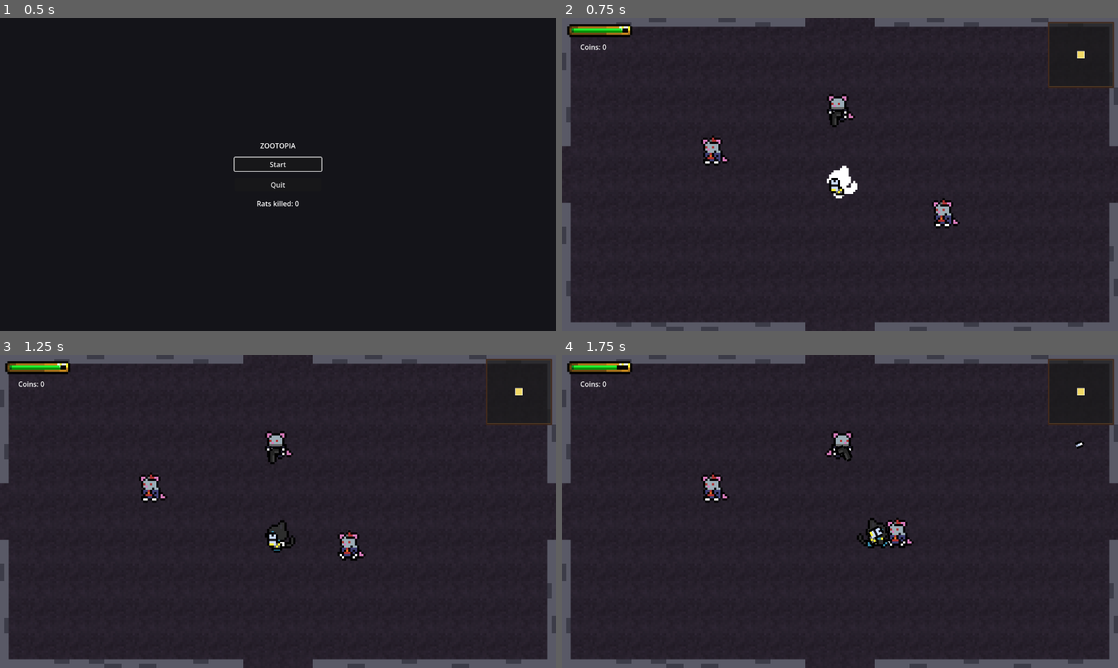
Above: before the commit, frames 1-4 (two rows, left to right).
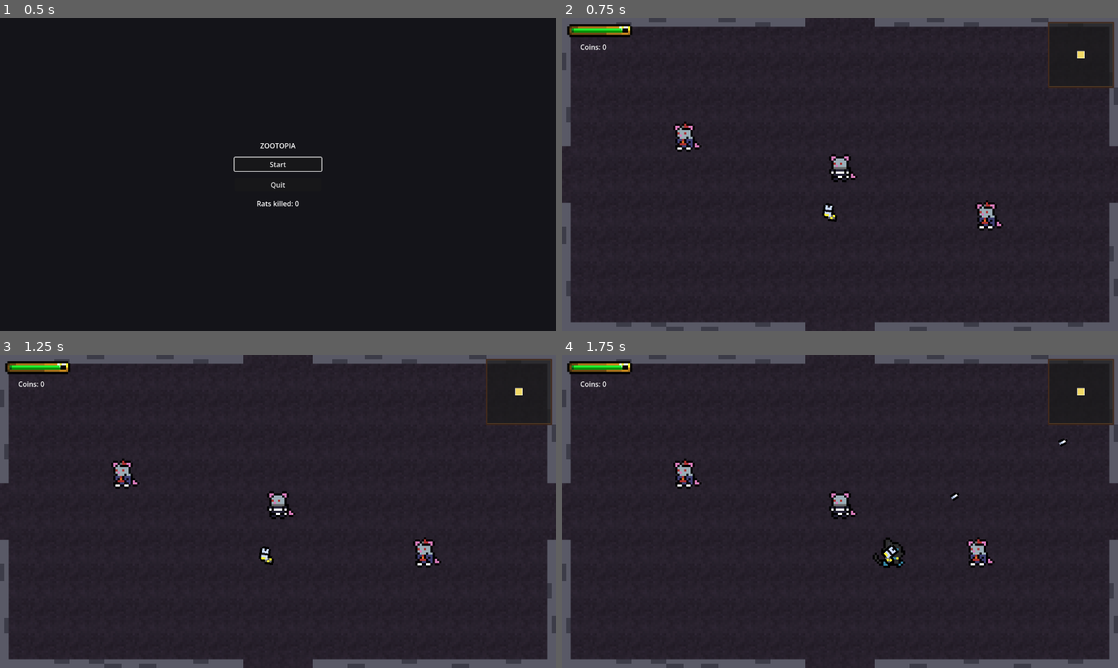
Above: after the commit, the same moments.

Repository: s4hlo/movie-jam
Game: Godot game, scene res://scenes/main_menu.tscn
Two runs of this game, one before a commit and one after it. Both use one fixed random seed, a clock stepped at 60 frames per second and the inputs below. Sound files missing from this copy of the repository are replaced by a short silence.
Inputs (mouse positions are in pixels of both pictures, inside the frame that each line leads up to):
- Up to frame 1 (0.5 s): no input
- Up to frame 2 (0.75 s): click "Start" at 0.5 s
- Up to frame 3 (1.25 s): no input
- Up to frame 4 (1.75 s): move the mouse to (962, 495) at 1.27 s; press the mouse at (962, 495) at 1.28 s; hold D (move_right) from 1.28 s (still down)

Frame 1 is identical in both runs. In frame 2, 2.1% of the frame differs, in the area x 20-80%, y 24-68%; in frame 3, 2.0%; in frame 4, 2.3%, in the area x 9-94%, y 3-68%.

Commit message:
atualizei umas coisa

Diff:
--- a/scenes/mouse_shooter.tscn
+++ b/scenes/mouse_shooter.tscn
@@ -101,11 +101,11 @@
 &"walk": SubResource("Animation_walk")
 }
 
-[node name="MouseShooter" type="CharacterBody2D"]
+[node name="MouseShooter" type="CharacterBody2D" unique_id=1299710058]
 motion_mode = 1
 script = ExtResource("1")
 
-[node name="Sprite" type="Sprite2D" parent="."]
+[node name="Sprite" type="Sprite2D" parent="." unique_id=799133338]
 material = SubResource("ShaderMaterial_hit")
 scale = Vector2(5, 5)
 texture = ExtResource("2")
@@ -113,44 +113,49 @@
 vframes = 3
 frame = 8
 
-[node name="CollisionShape2D" type="CollisionShape2D" parent="."]
+[node name="CollisionShape2D" type="CollisionShape2D" parent="." unique_id=371426609]
 shape = SubResource("body_shape")
 
-[node name="DetectionArea" type="Area2D" parent="."]
+[node name="DetectionArea" type="Area2D" parent="." unique_id=1048485539]
 
-[node name="CollisionShape2D" type="CollisionShape2D" parent="DetectionArea"]
+[node name="CollisionShape2D" type="CollisionShape2D" parent="DetectionArea" unique_id=640957854]
 shape = SubResource("detection_shape")
 
-[node name="HurtArea" type="Area2D" parent="."]
+[node name="HurtArea" type="Area2D" parent="." unique_id=760570991]
 scale = Vector2(2.442675, 2.6444042)
 
-[node name="CollisionShape2D" type="CollisionShape2D" parent="HurtArea"]
+[node name="CollisionShape2D" type="CollisionShape2D" parent="HurtArea" unique_id=1244007148]
 scale = Vector2(0.99999994, 1)
 shape = SubResource("RectangleShape2D_1l88y")
 
-[node name="EnemyGun" type="Node2D" parent="."]
+[node name="EnemyGun" type="Node2D" parent="." unique_id=305829223]
 visible = false
 position = Vector2(0, 26)
 
-[node name="Sprite2D" type="Sprite2D" parent="EnemyGun"]
+[node name="Sprite2D" type="Sprite2D" parent="EnemyGun" unique_id=2055571227]
 position = Vector2(5, -13)
 scale = Vector2(-5, 5)
 texture = ExtResource("3_egun")
 
-[node name="Marker2D" type="Marker2D" parent="EnemyGun"]
+[node name="Marker2D" type="Marker2D" parent="EnemyGun" unique_id=917412025]
 position = Vector2(25, -9)
 
-[node name="AnimationPlayer" type="AnimationPlayer" parent="."]
+[node name="AnimationPlayer" type="AnimationPlayer" parent="." unique_id=502738684]
 libraries/ = SubResource("AnimationLibrary_mouse")
 
-[node name="chitter" type="AudioStreamPlayer2D" parent="."]
+[node name="chitter" type="AudioStreamPlayer2D" parent="." unique_id=936062951]
 max_distance = 5000.0
 
-[node name="chittertimer" type="Timer" parent="."]
+[node name="chittertimer" type="Timer" parent="." unique_id=2063162699]
 wait_time = 3.0
+autostart = true
+
+[node name="Timer" type="Timer" parent="." unique_id=2145235190]
+one_shot = true
 autostart = true
 
 [connection signal="area_entered" from="HurtArea" to="." method="_on_hurt_area_area_entered"]
 [connection signal="body_entered" from="HurtArea" to="." method="_on_hurt_area_body_entered"]
 [connection signal="body_exited" from="HurtArea" to="." method="_on_hurt_area_body_exited"]
 [connection signal="timeout" from="chittertimer" to="." method="_on_chittertimer_timeout"]
+[connection signal="timeout" from="Timer" to="." method="_on_timer_timeout"]
--- a/scenes/rooms/room_2coins.tscn
+++ b/scenes/rooms/room_2coins.tscn
@@ -134,12 +134,6 @@
 offset_bottom = 150.0
 color = Color(0.35, 0.35, 0.4, 1)
 
-[node name="box17" parent="." unique_id=1523035874 instance=ExtResource("5_qi5y0")]
-position = Vector2(1240, 200)
-
-[node name="box18" parent="." unique_id=813359553 instance=ExtResource("5_qi5y0")]
-position = Vector2(1240, 520)
-
 [node name="box19" parent="." unique_id=749062698 instance=ExtResource("5_qi5y0")]
 position = Vector2(1160, 200)
 
@@ -224,42 +218,35 @@
 [node name="box4" parent="." unique_id=1869573200 instance=ExtResource("5_qi5y0")]
 position = Vector2(120, 520)
 
-[node name="box" parent="." unique_id=380435928 instance=ExtResource("5_qi5y0")]
-position = Vector2(40, 200)
-
-[node name="box2" parent="." unique_id=113180859 instance=ExtResource("5_qi5y0")]
-position = Vector2(40, 520)
+[node name="Coin1" parent="." unique_id=1730047392 instance=ExtResource("2")]
+position = Vector2(400, 96)
+
+[node name="Coin2" parent="." unique_id=1986764512 instance=ExtResource("2")]
+position = Vector2(880, 98)
+
+[node name="Rat1" parent="." unique_id=936791139 instance=ExtResource("3")]
+position = Vector2(268, 113)
+
+[node name="Rat2" parent="." unique_id=1644735377 instance=ExtResource("3")]
+position = Vector2(945, 623)
+
+[node name="Rat3" parent="." unique_id=1518448390 instance=ExtResource("3")]
+position = Vector2(573, 381)
+
+[node name="Rat4" parent="." unique_id=1719689436 instance=ExtResource("3")]
+position = Vector2(375, 611)
+
+[node name="MouseShooter1" parent="." unique_id=518625719 instance=ExtResource("6_mouse")]
+position = Vector2(641, 106)
+
+[node name="Coin3" parent="." unique_id=447594233 instance=ExtResource("2")]
+position = Vector2(400, 631)
+
+[node name="Coin4" parent="." unique_id=1095035753 instance=ExtResource("2")]
+position = Vector2(880, 633)
 
 [node name="Walls" type="TileMapLayer" parent="." unique_id=1542993738]
-visible = false
 visibility_layer = 5
 scale = Vector2(5, 5)
 tile_map_data = PackedByteArray("AAAPAAAAAAAFAAIAAAAAAAAAAAAFAAIAAGAAAAgAAAAFAAIAADAPAAgAAAAFAAIAAFABAAAAAAAEAAIAAAACAA …(624 unchanged characters)…
 tile_set = SubResource("TileSet_wda1u")
-
-[node name="Coin1" parent="." unique_id=1730047392 instance=ExtResource("2")]
-position = Vector2(400, 96)
-
-[node name="Coin2" parent="." unique_id=1986764512 instance=ExtResource("2")]
-position = Vector2(880, 98)
-
-[node name="Rat1" parent="." unique_id=936791139 instance=ExtResource("3")]
-position = Vector2(300, 200)
-
-[node name="Rat2" parent="." unique_id=1644735377 instance=ExtResource("3")]
-position = Vector2(980, 520)
-
-[node name="Rat3" parent="." unique_id=1518448390 instance=ExtResource("3")]
-position = Vector2(640, 400)
-
-[node name="Rat4" parent="." unique_id=1719689436 instance=ExtResource("3")]
-position = Vector2(500, 600)
-
-[node name="MouseShooter1" parent="." instance=ExtResource("6_mouse")]
-position = Vector2(640, 200)
-
-[node name="Coin3" parent="." unique_id=447594233 instance=ExtResource("2")]
-position = Vector2(400, 631)
-
-[node name="Coin4" parent="." unique_id=1095035753 instance=ExtResource("2")]
-position = Vector2(880, 633)
--- a/scenes/rooms/room_empty.tscn
+++ b/scenes/rooms/room_empty.tscn
@@ -40,7 +40,7 @@
 [sub_resource type="RectangleShape2D" id="v_seg"]
 size = Vector2(20, 300)
 
-[node name="Room" type="Node2D" unique_id=1024354261]
+[node name="Room2" type="Node2D" unique_id=1024354261]
 script = ExtResource("1")
 
 [node name="Floor" type="TileMapLayer" parent="." unique_id=172613941]
@@ -165,11 +165,11 @@
 tile_map_data = PackedByteArray("AAAPAAAAAAAFAAIAAAAAAAAAAAAFAAIAAGAAAAgAAAAFAAIAADAPAAgAAAAFAAIAAFAOAAAAAAAFAAEAAAANAA …(560 unchanged characters)…
 tile_set = SubResource("TileSet_6egnj")
 
-[node name="Rat1" parent="." instance=ExtResource("3_rat")]
-position = Vector2(350, 300)
+[node name="Rat1" parent="." unique_id=1716173294 instance=ExtResource("3_rat")]
+position = Vector2(286, 268)
 
-[node name="Rat2" parent="." instance=ExtResource("3_rat")]
-position = Vector2(900, 450)
+[node name="Rat2" parent="." unique_id=47149031 instance=ExtResource("3_rat")]
+position = Vector2(981, 449)
 
-[node name="MouseShooter1" parent="." instance=ExtResource("6_mouse")]
-position = Vector2(640, 200)
+[node name="MouseShooter1" parent="." unique_id=1300983753 instance=ExtResource("6_mouse")]
+position = Vector2(644, 342)
--- a/scenes/rooms/room_hall2.tscn
+++ b/scenes/rooms/room_hall2.tscn
@@ -230,7 +230,6 @@
 position = Vector2(40, 520)
 
 [node name="Walls" type="TileMapLayer" parent="." unique_id=1542993738]
-visible = false
 visibility_layer = 5
 scale = Vector2(5, 5)
 tile_map_data = PackedByteArray("AAAPAAAAAAAFAAIAAAAAAAAAAAAFAAIAAGAAAAgAAAAFAAIAADAPAAgAAAAFAAIAAFABAAAAAAAEAAIAAAACAA …(624 unchanged characters)…
--- a/scripts/bullet.gd
+++ b/scripts/bullet.gd
@@ -7,6 +7,7 @@
 @onready var som_disparo: AudioStreamPlayer2D = $SomDisparo
 
 func _ready() -> void:
+	som_disparo.volume_db = randf_range(-5.0, -8.0)
 	som_disparo.play()
 
 func _process(delta: float) -> void:
--- a/scripts/mouse_shooter.gd
+++ b/scripts/mouse_shooter.gd
@@ -9,6 +9,7 @@
 
 @onready var gun: Node2D = $EnemyGun
 @onready var muzzle: Marker2D = $EnemyGun/Marker2D
+var mousedelay:bool = false
 
 func _physics_process(delta: float) -> void:
 	match current_state:
@@ -17,25 +18,26 @@
 			anim.play("idle")
 			gun.visible = false
 		State.CHASING:
-			if target:
-				var dir = global_position.direction_to(target.global_position)
-				var dist = global_position.distance_to(target.global_position)
-				sprite.flip_h = dir.x > 0
-				_aim_gun_at(target.global_position)
-				if dist <= SHOOT_RANGE:
+			if mousedelay == true:
+				if target:
+					var dir = global_position.direction_to(target.global_position)
+					var dist = global_position.distance_to(target.global_position)
+					sprite.flip_h = dir.x > 0
+					_aim_gun_at(target.global_position)
+					if dist <= SHOOT_RANGE:
+						velocity = Vector2.ZERO
+						anim.play("idle")
+						_shoot_cooldown_time -= delta
+						if _shoot_cooldown_time <= 0.0:
+							_shoot()
+							_shoot_cooldown_time = SHOOT_COOLDOWN
+					else:
+						velocity = dir * SPEED
+						anim.play("walk")
+				else:
 					velocity = Vector2.ZERO
 					anim.play("idle")
-					_shoot_cooldown_time -= delta
-					if _shoot_cooldown_time <= 0.0:
-						_shoot()
-						_shoot_cooldown_time = SHOOT_COOLDOWN
-				else:
-					velocity = dir * SPEED
-					anim.play("walk")
-			else:
-				velocity = Vector2.ZERO
-				anim.play("idle")
-				gun.visible = false
+					gun.visible = false
 		State.DEAD:
 			velocity = Vector2.ZERO
 			gun.visible = false
@@ -74,3 +76,7 @@
 	SaveManager.add_rat_kill()
 	await get_tree().create_timer(0.5).timeout
 	queue_free()
+
+
+func _on_timer_timeout() -> void:
+	mousedelay == true
--- a/scripts/player.gd
+++ b/scripts/player.gd
@@ -69,7 +69,7 @@
 			hurtsounds.set_stream(load("res://assets/soundfx/cathurt3.wav"))
 		4:
 			hurtsounds.set_stream(load("res://assets/soundfx/cathurt4.wav"))
-	hurtsounds.volume_db = randf_range(-5.0, -1.0)
+	hurtsounds.volume_db = randf_range(-7.0, -12.0)
 	hurtsounds.pitch_scale = randf_range(1.5, 0.8)
 	hurtsounds.play()
 	current_life -= amount
Not shown: 1 places in scenes/mouse_shooter.tscn that only renumber resources
Not shown: 1 places in scenes/rooms/room_2coins.tscn that only renumber resources
Not shown: 1 places in scenes/rooms/room_hall2.tscn that only renumber resources
